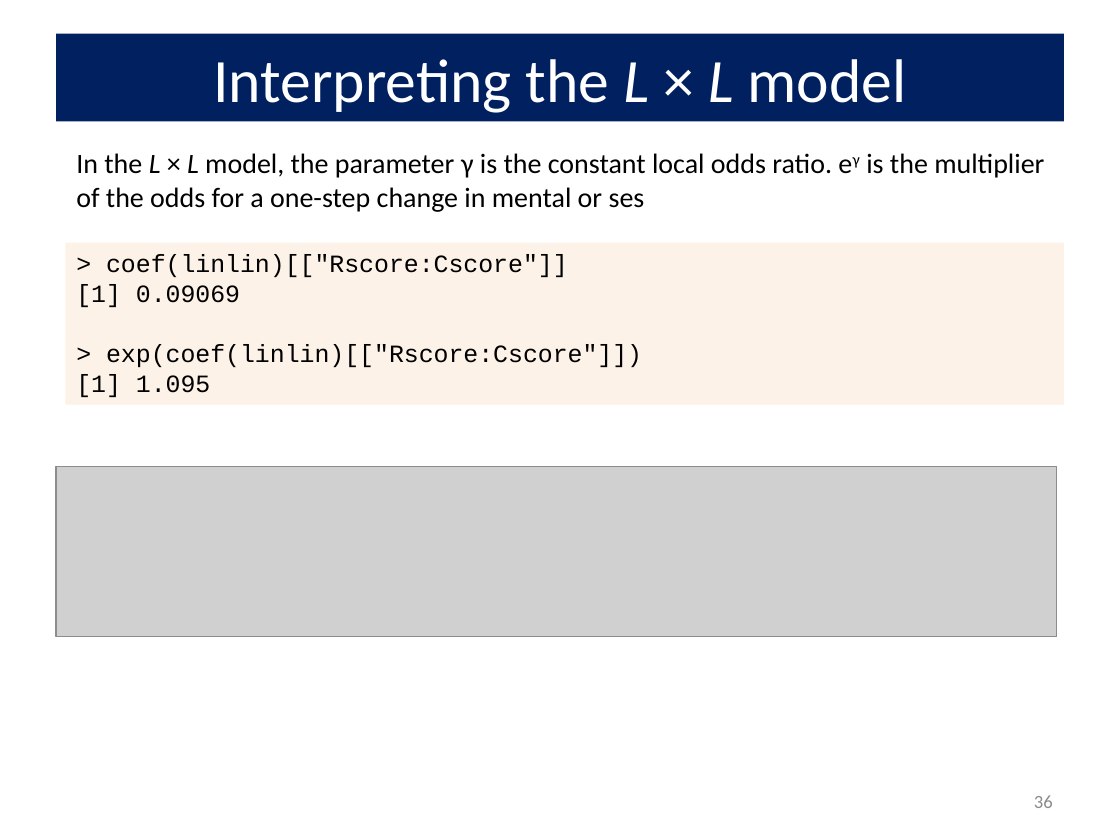
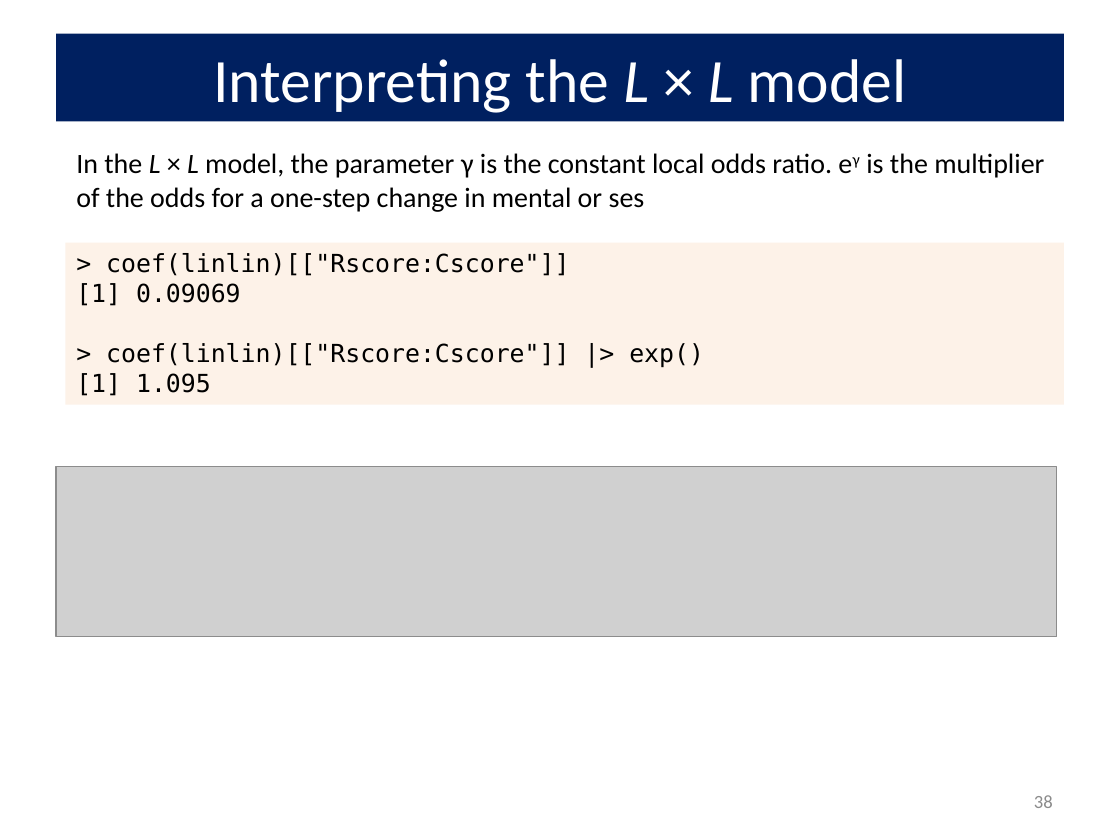
Before and after one commit to friendly/psy6136, a slide deck: slide 38 of lectures/08-Loglin2.pptx (slide 36 before the commit). Drawn at 1120x840 pixels with LibreOffice and Linux fonts; fonts in the diff are those of the drawing; grey boxes stand for pictures. Boxes give left, top, right and bottom in pixels: in the first picture for what was removed or moved away, otherwise in the second. Text is boxed around its words. In the diff, an @@ line names an element or a change of style, - is before the commit and + after.

```diff
--- a/lectures/08-Loglin2.pptx
+++ b/lectures/08-Loglin2.pptx
@@ text in rectangle at bbox=[76, 253, 569, 396]: font Courier New to DejaVu Sans Mono in "> coef(linlin)[["Rscore:Cscore"]]", "[1] 0.09069", "[1] 1.095" @@
@@ text in rectangle at bbox=[106, 343, 704, 368]: text changed; font Courier New to DejaVu Sans Mono @@
-> exp(coef(linlin)[["Rscore:Cscore"]])
+> coef(linlin)[["Rscore:Cscore"]] |> exp()
@@ page number at bbox=[1034, 795, 1053, 808]: text changed @@
-36
+38
```
Also in this commit, not shown: 28 other slides changed, 3 slides added, 3 other files.
